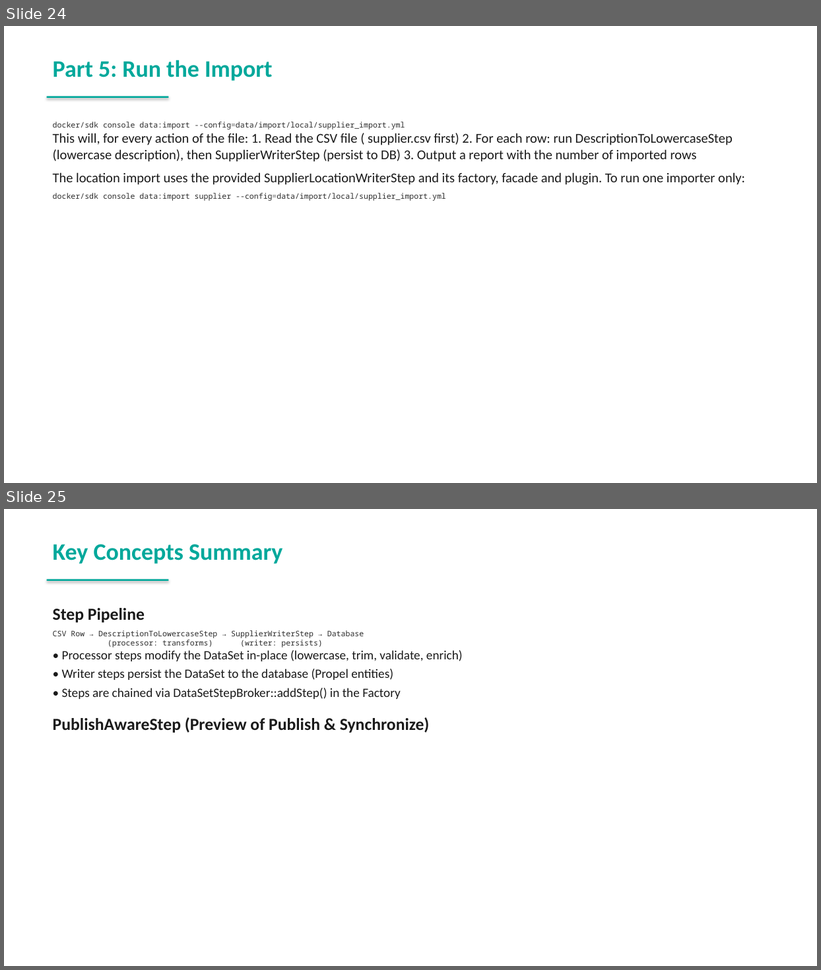
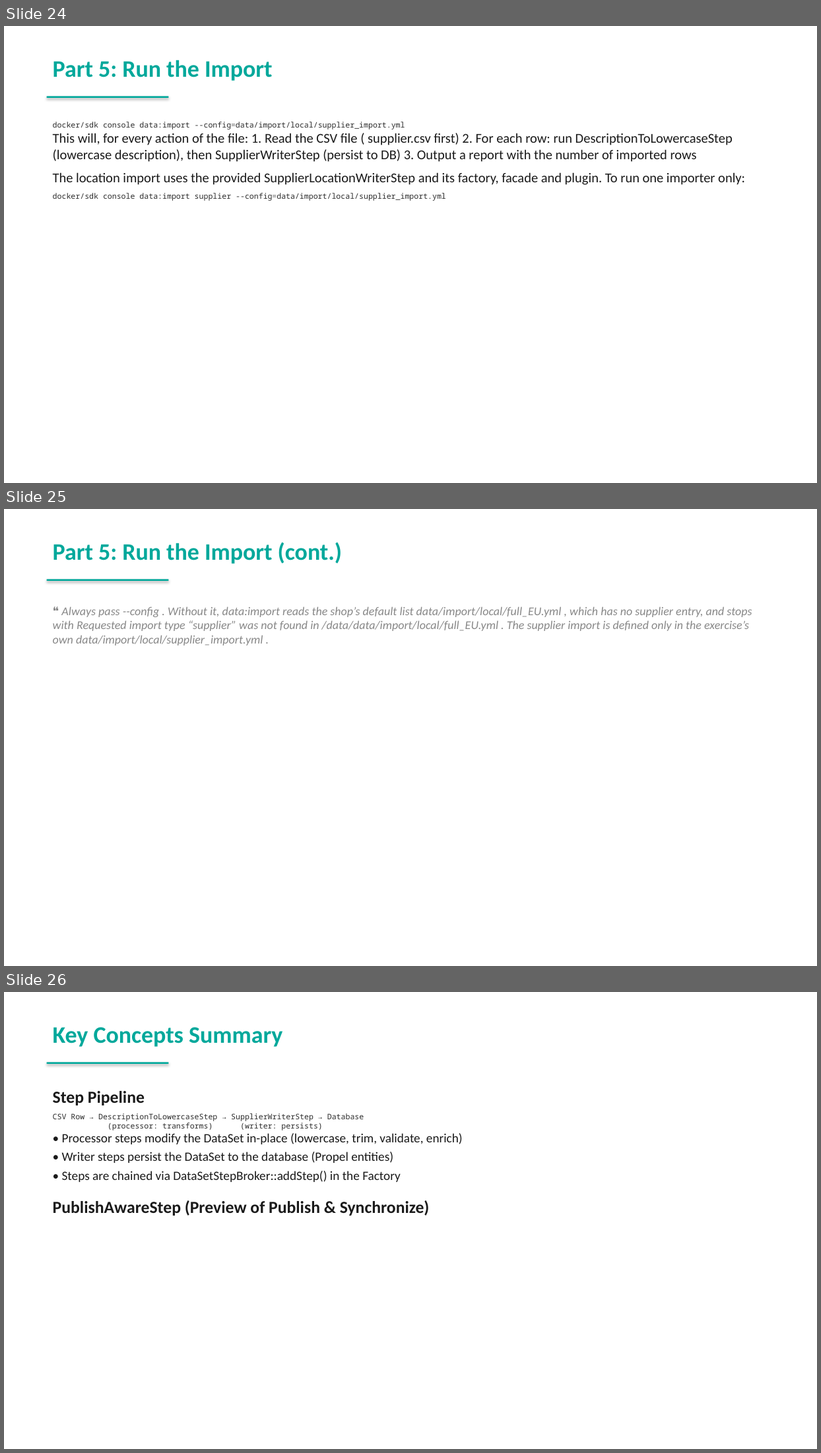
Before and after one commit to spryker-academy/instructor-exercises, a slide deck: guides-pptx/spryker-academy-professional.pptx. Shown one above the other, each under a label of ours: slides 24 and 25 before the commit, slides 24, 25 and 26 after it. The pictures are 821x970 and 821x1453 pixels, drawn with LibreOffice and Linux fonts; fonts in the diff are those of the drawing. Boxes give left, top, right and bottom in pixels: in the first picture for what was removed or moved away, otherwise in the second. Text is boxed around its words. In the diff, an @@ line names an element or a change of style, - is before the commit and + after.

```diff
--- a/guides-pptx/spryker-academy-professional.pptx
+++ b/guides-pptx/spryker-academy-professional.pptx
@@ slide 25 added at [4, 509, 817, 966], background #FFFFFF @@
@@ text added at [53, 542, 342, 564], 28 pt, text #00A89B, bold @@
+Part 5: Run the Import (cont.)
@@ rectangle added at [47, 579, 169, 581], fill #00A89B @@
@@ text added at [53, 607, 752, 646], 14 pt, text #888888, italic @@
+❝ Always pass --config . Without it, data:import reads the shop’s default list data/import/local/full_EU.yml , which has no supplier entry, and stops with Requested import type “supplier” was not found in /data/data/import/local/full_EU.yml . The supplier import is defined only in the exercise’s own data/import/local/supplier_import.yml .
@@ what was slide 25 is now slide 26 @@
```
Also in this commit, not shown: 2 slides changed, 1 other slide added, 11 other files.
